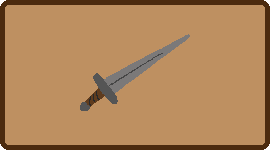
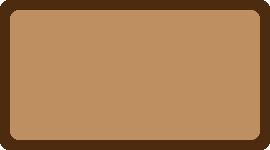
Layers edited between the first and the second 270x150 image:
painted on "BackgroundEdge" over [left=5, top=5, right=265, bottom=145]
hid group "MainHandCardArt" (7 layers) over [left=80, top=34, right=190, bottom=111]
painted on "ShortswordCardArt" over [left=80, top=89, right=105, bottom=111]
